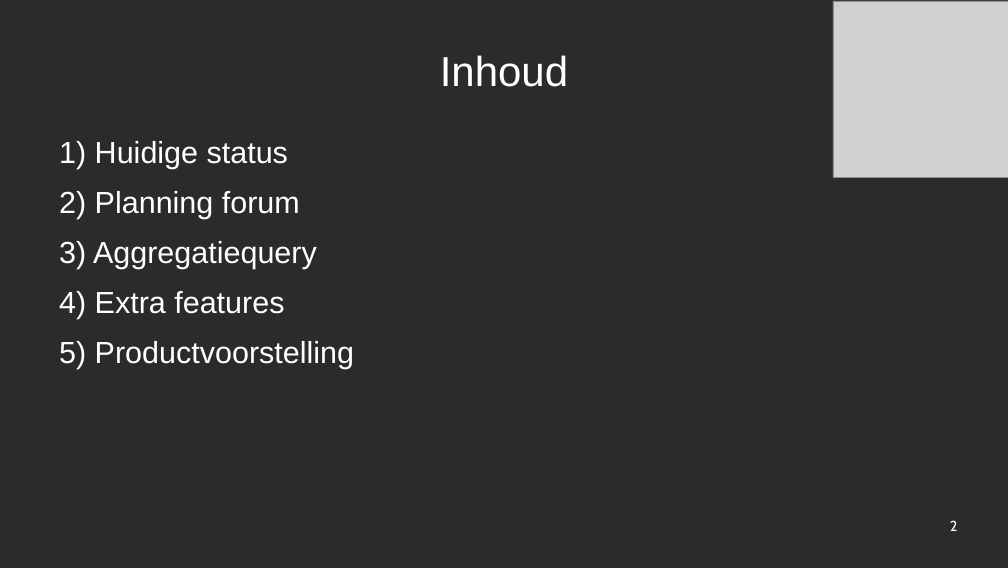
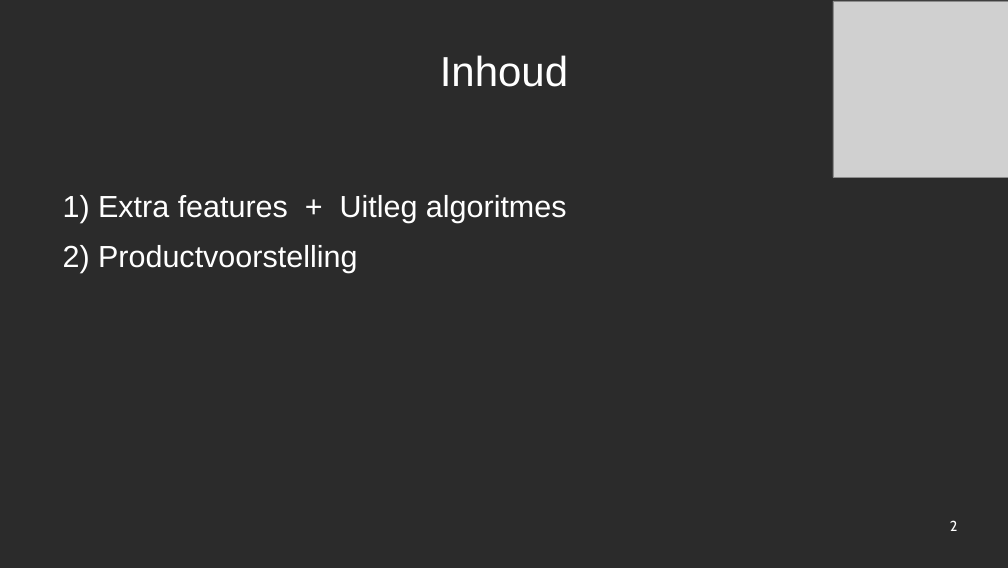
Before and after one commit to cekefun/Project_Databases, a slide deck: slide 2 of Powerpoint_databases.odp. Drawn at 1008x568 pixels with LibreOffice and Linux fonts; fonts in the diff are those of the drawing; grey boxes stand for pictures; background and template pictures are left out; a plain dark background stands for a picture behind light text. Boxes give left, top, right and bottom in pixels: in the first picture for what was removed or moved away, otherwise in the second. Text is boxed around its words. In the diff, an @@ line names an element or a change of style, - is before the commit and + after.

```diff
--- a/Powerpoint_databases.odp
+++ b/Powerpoint_databases.odp
@@ text "Extra features + Uitleg algoritmes": place and size @@
-text "Extra features + Uitleg algoritmes" at box(93, 141, 354, 369)
+text "Extra features + Uitleg algoritmes" at box(98, 195, 567, 273)
@@ text at box(98, 195, 567, 223): text changed @@
-1) Huidige status
-2) Planning forum
-3) Aggregatiequery
-4) Extra features
+1) Extra features + Uitleg algoritmes
```
Also in this commit, not shown: 1 other slide changed, 6 slides added, 4 slides removed.
